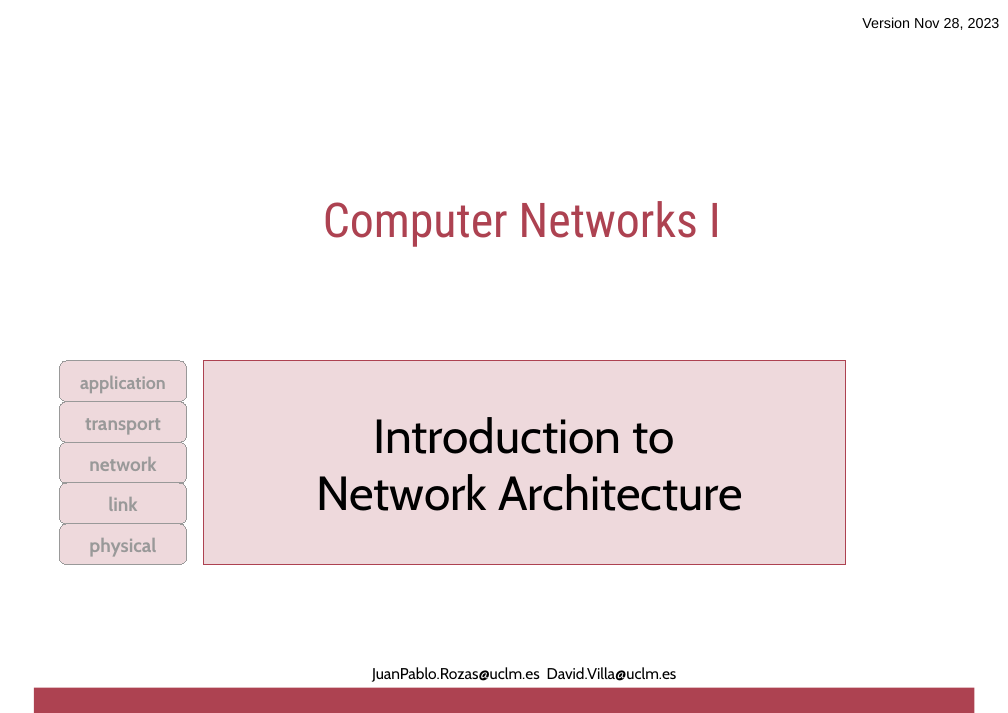
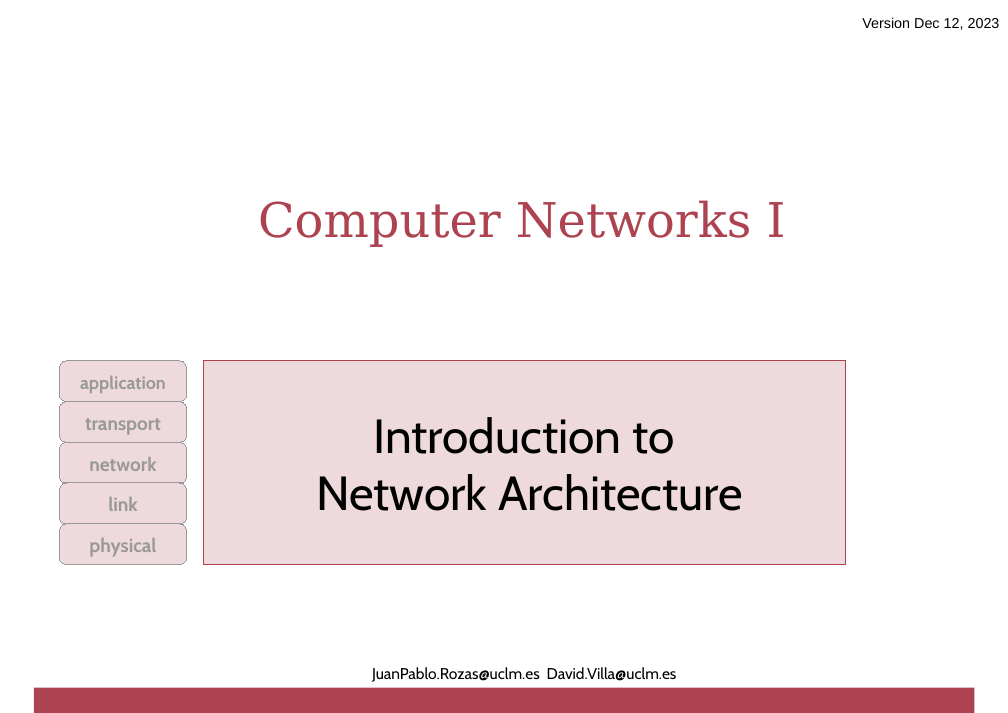
Before and after one commit to cletomartin/redes1, a slide deck: slide 1 of slides/architecture.odp. Drawn at 1008x713 pixels with LibreOffice and Linux fonts; fonts in the diff are those of the drawing; background and template pictures are left out. Boxes give left, top, right and bottom in pixels: in the first picture for what was removed or moved away, otherwise in the second. Text is boxed around its words. In the diff, an @@ line names an element or a change of style, - is before the commit and + after.

```diff
--- a/slides/architecture.odp
+++ b/slides/architecture.odp
@@ text at (x1=862, y1=17, x2=1000, y2=30): text changed @@
-Version Nov 28, 2023
+Version Dec 12, 2023
@@ text "Computer Networks I" at (x1=258, y1=200, x2=786, y2=247): font Roboto Condensed to DejaVu Serif @@
```
Also in this commit, not shown: 1 other slide changed, 4 other files.
